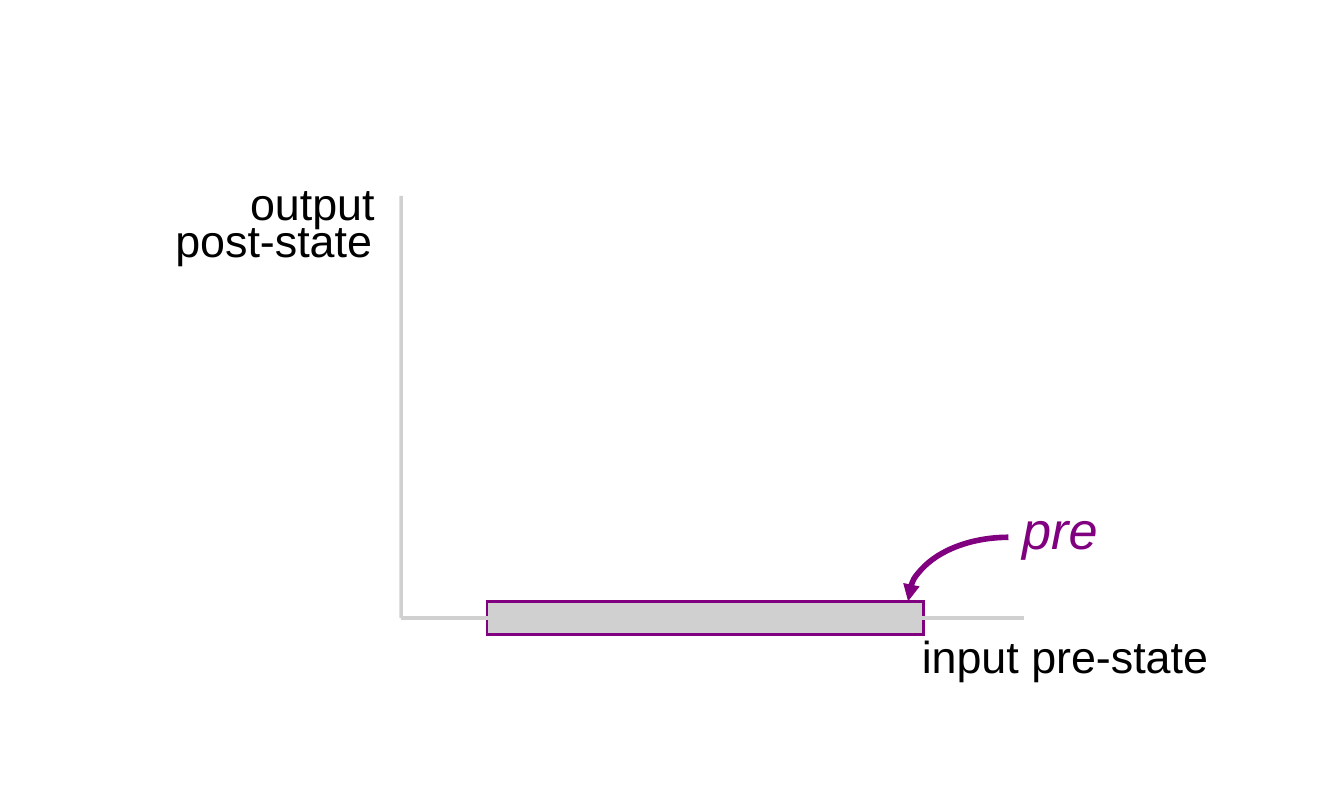
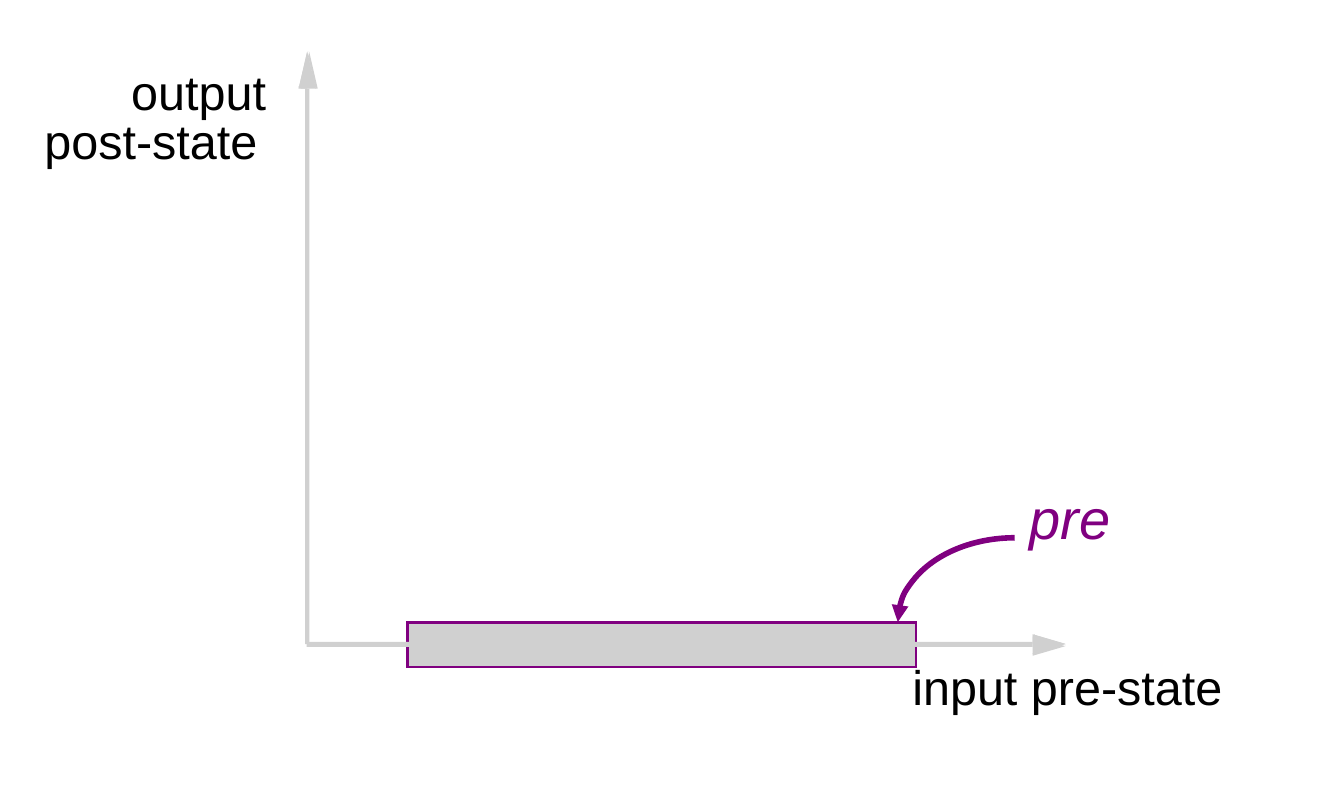
Before and after one commit to GaloisInc/ESCJava2, a slide deck: slide 4 of ESCTools/slides/CAV2007Tutorial/new-diagrams.ppt. Drawn at 1344x806 pixels with LibreOffice and Linux fonts; fonts in the diff are those of the drawing; grey boxes stand for pictures; background and template pictures are left out. Boxes give left, top, right and bottom in pixels: in the first picture for what was removed or moved away, otherwise in the second. Text is boxed around its words. In the diff, an @@ line names an element or a change of style, - is before the commit and + after.

```diff
--- a/ESCTools/slides/CAV2007Tutorial/new-diagrams.ppt
+++ b/ESCTools/slides/CAV2007Tutorial/new-diagrams.ppt
@@ picture added at box(298, 52, 317, 89) @@
@@ picture added at box(298, 52, 316, 89) @@
@@ size 24 to 26 pt in 3 elements at box(912, 666, 1222, 714), box(44, 127, 257, 169), box(131, 78, 266, 119) @@
@@ text "output": place and size @@
-text "output" at box(250, 191, 374, 229)
+text "output" at box(131, 78, 266, 119)
@@ picture: place and size @@
-picture at box(399, 196, 403, 618)
+picture at box(305, 89, 309, 645)
@@ text "post-state": place and size @@
-text "post-state" at box(175, 222, 372, 266)
+text "post-state" at box(44, 127, 257, 169)
@@ text "pre": place and size @@
-text "pre" at box(1022, 521, 1097, 560)
+text "pre" at box(1029, 509, 1110, 549)
@@ text "pre" at box(1029, 509, 1110, 549): size 28 to 30 pt @@
@@ freeform shape: place and size @@
-freeform shape at box(909, 538, 1109, 665)
+freeform shape at box(898, 538, 1132, 706)
@@ picture: place and size @@
-picture at box(401, 617, 1024, 621)
+picture at box(407, 622, 917, 667)
@@ picture: place and size @@
-picture at box(487, 602, 923, 636)
+picture at box(306, 642, 1032, 648)
@@ text "input pre-state": place and size @@
-text "input pre-state" at box(922, 640, 1208, 682)
+text "input pre-state" at box(912, 666, 1222, 714)
@@ picture added at box(1032, 634, 1064, 656) @@
@@ picture added at box(1032, 634, 1064, 655) @@
```
Also in this commit, not shown: 14 other slides changed, 3 slides added, 1 slide removed, 39 other files.
